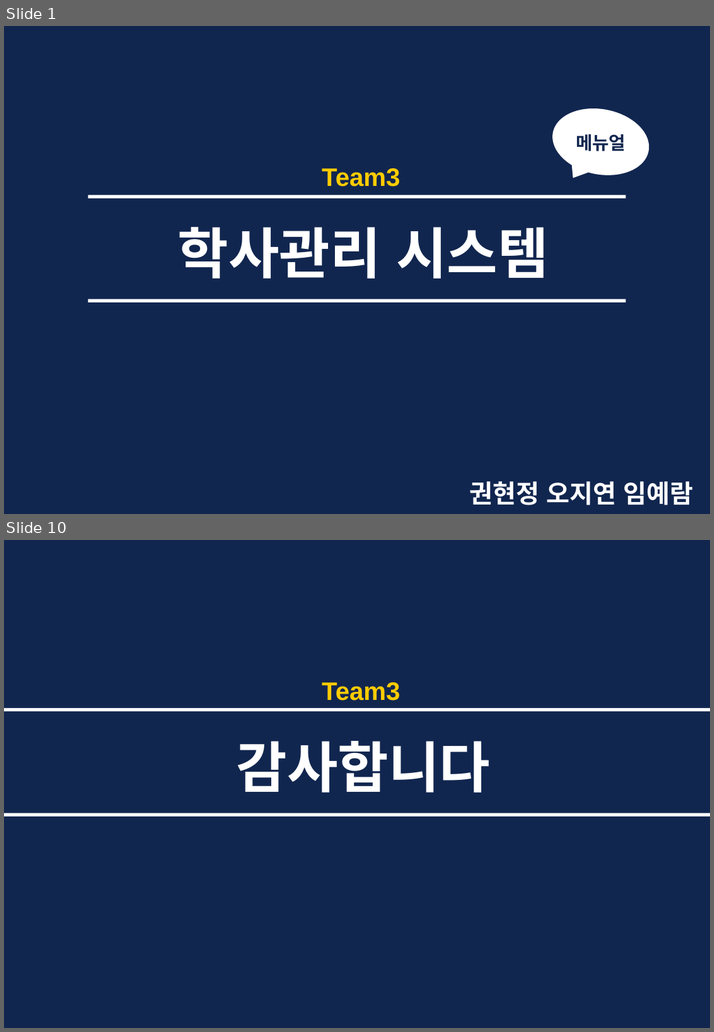
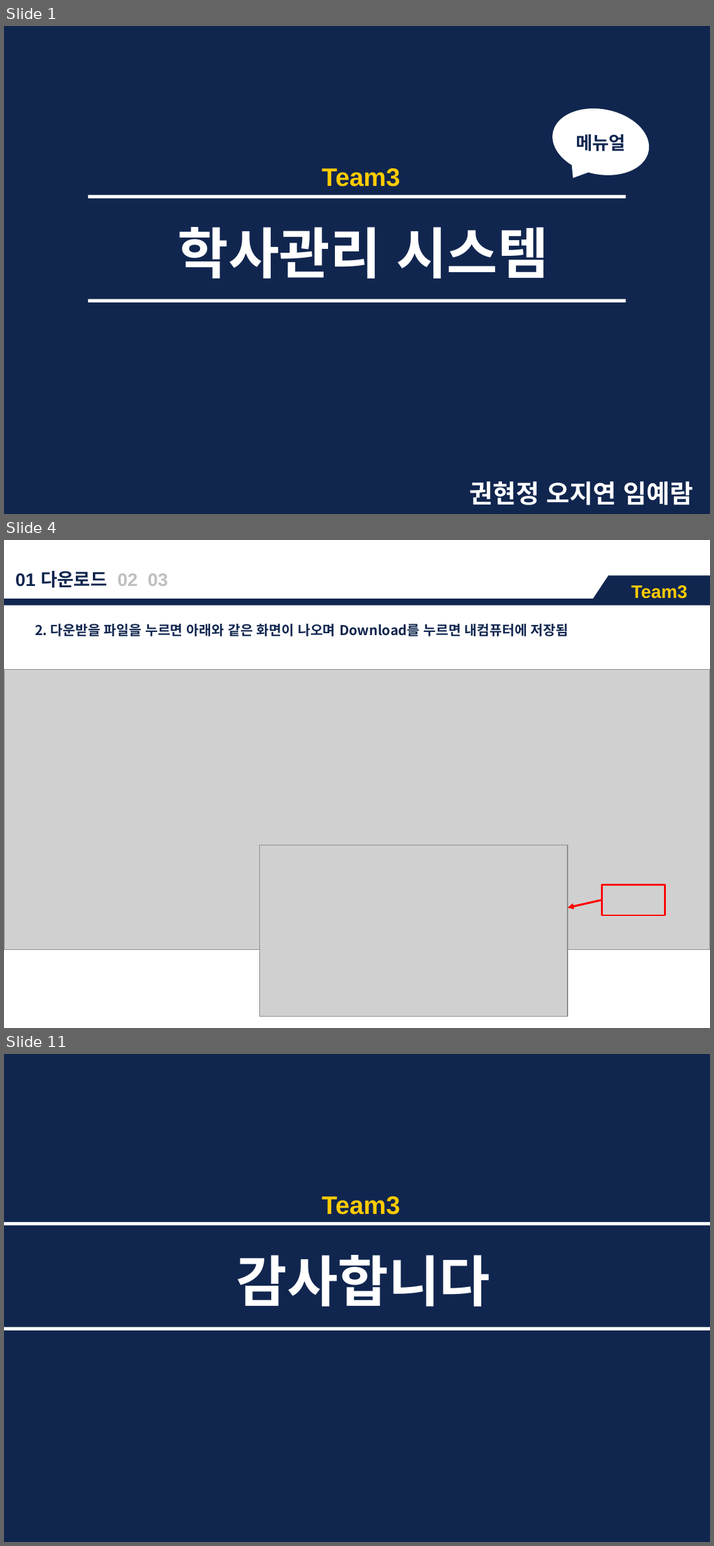
Before and after one commit to ojiyeon/Team3_2, a slide deck: 1_Team3_메뉴얼.pptx. Shown one above the other, each under a label of ours: slides 1 and 10 before the commit, slides 1, 4 and 11 after it; the slides between them are not shown. The pictures are 714x1032 and 714x1546 pixels, drawn with LibreOffice and Linux fonts; fonts in the diff are those of the drawing; grey boxes stand for pictures. Boxes give left, top, right and bottom in pixels: in the first picture for what was removed or moved away, otherwise in the second. Text is boxed around its words. In the diff, an @@ line names an element or a change of style, - is before the commit and + after.

```diff
--- a/1_Team3_메뉴얼.pptx
+++ b/1_Team3_메뉴얼.pptx
@@ slide 4 added at (4,540,710,1028), background #FFFFFF @@
@@ group added at (4,571,710,605): 2 rectangles, 2 texts, 1 triangle @@
+01 다운로드 02 03
+Team3
@@ text added at (35,624,568,636), 15 pt, text #11264F, bold @@
+2. 다운받을 파일을 누르면 아래와 같은 화면이 나오며 Download를 누르면 내컴퓨터에 저장됨
@@ picture added at (4,670,710,951) @@
@@ picture added at (259,846,568,1017) @@
@@ rectangle added at (602,885,666,916), outline #FF0000 2 pt @@
@@ arrow added from (602, 900) to (568, 908), #FF0000 2.25 pt @@
@@ what was slide 10 is now slide 11 @@
```
Also in this commit, not shown: 8 slides changed.
